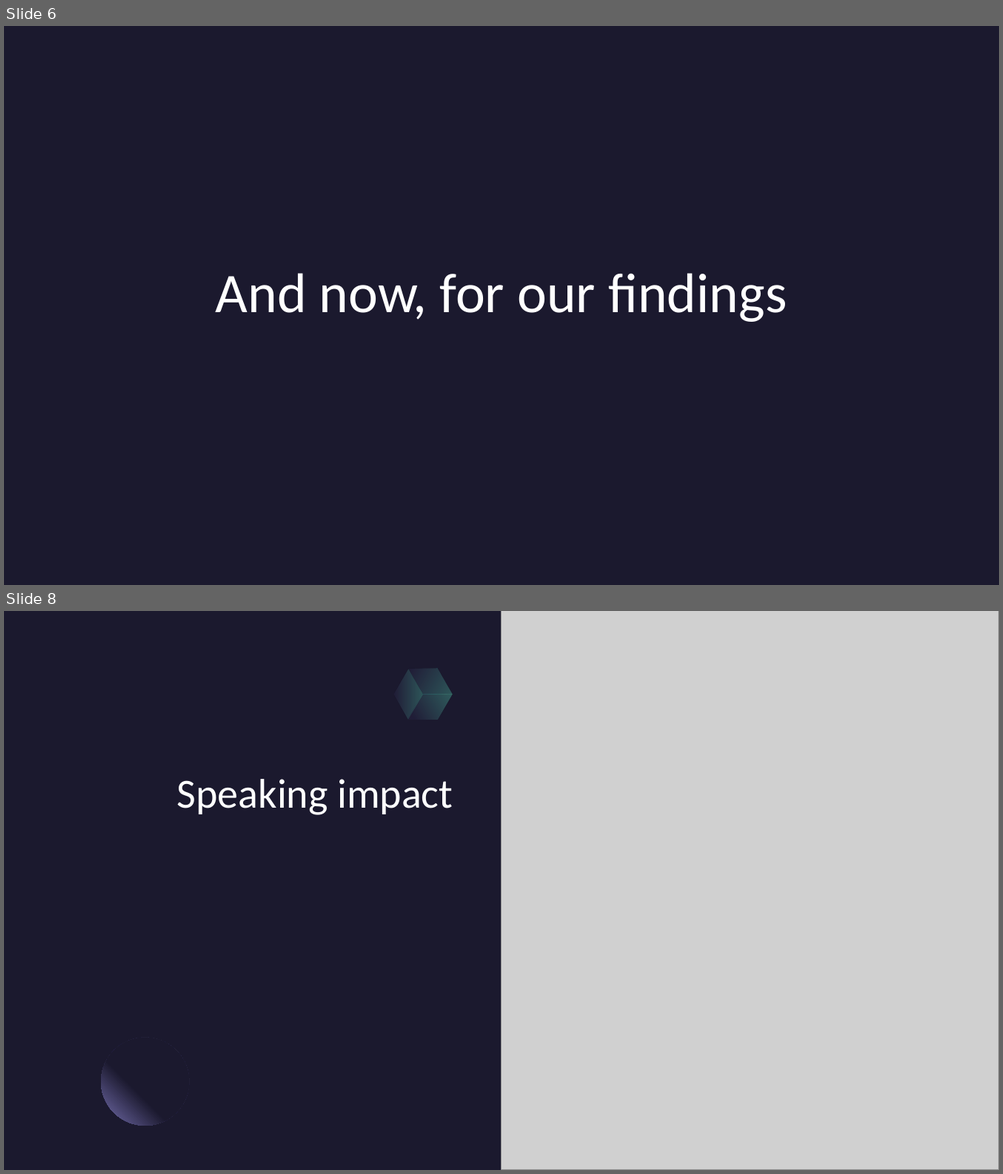
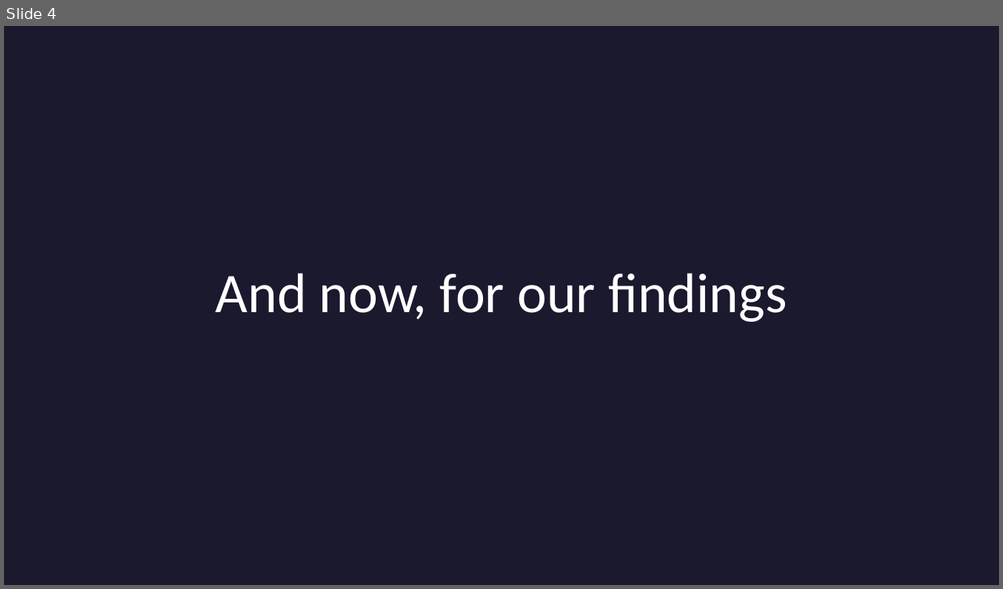
Before and after one commit to phoenixclaw03/STT_303_Final_Project, a slide deck: R Coding presentation.pptx. Shown one above the other, each under a label of ours: slides 6 and 8 before the commit, slide 4 after it; the slides between them are not shown. The pictures are 1003x1174 and 1003x589 pixels, drawn with LibreOffice and Linux fonts; fonts in the diff are those of the drawing; grey boxes stand for pictures; background and template pictures are left out. Boxes give left, top, right and bottom in pixels: in the first picture for what was removed or moved away, otherwise in the second. Text is boxed around its words. In the diff, an @@ line names an element or a change of style, - is before the commit and + after.

```diff
--- a/R Coding presentation.pptx
+++ b/R Coding presentation.pptx
@@ slide 8 removed at <box>4,611,999,1170</box>, background #1B192E @@
@@ picture removed at <box>502,611,999,1170</box> @@
@@ freeform shape removed at <box>387,669,430,719</box> @@
@@ freeform shape removed at <box>387,669,430,719</box> @@
@@ freeform shape removed at <box>401,656,460,707</box> @@
@@ freeform shape removed at <box>401,656,460,707</box> @@
@@ freeform shape removed at <box>408,681,452,732</box> @@
@@ freeform shape removed at <box>408,681,452,732</box> @@
@@ title removed at <box>177,779,452,815</box> @@
-Speaking impact
@@ ellipse removed at <box>101,1038,189,1126</box> @@
@@ ellipse removed at <box>101,1038,189,1126</box> @@
@@ what was slide 6 is now slide 4 @@
```
Also in this commit, not shown: 2 slides changed, 3 slides added, 4 other slides removed.
